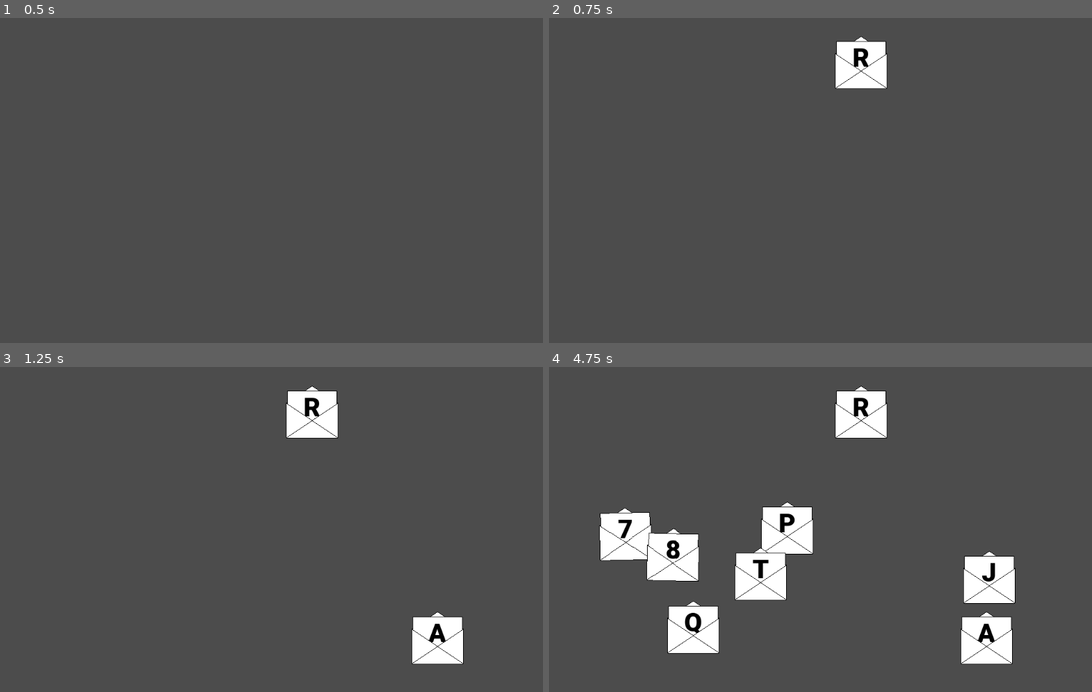
Above: before the commit, frames 1-4 (two rows, left to right).
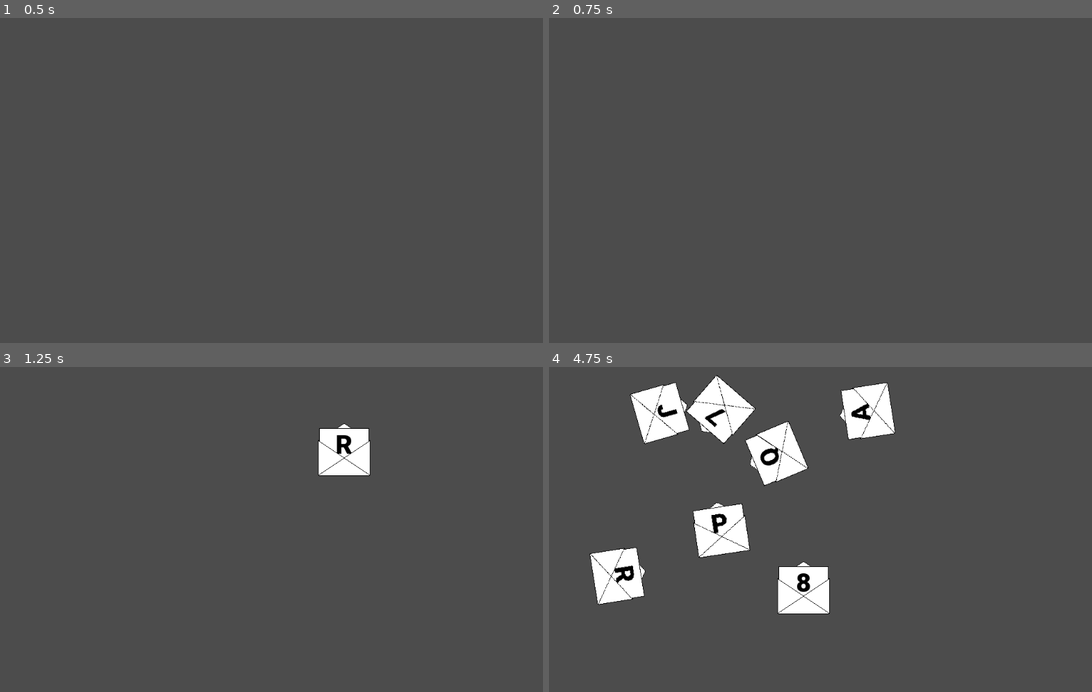
Above: after the commit, the same moments.

Repository: xphere/spamail-openjam-2018
Game: Godot game, scene res://actors/level/Level.tscn
Two runs of this game, one before a commit and one after it. Both use one fixed random seed, a clock stepped at 60 frames per second and the inputs below. The project has no main scene, so this scene is started directly.
Inputs:
- Up to frame 1 (0.5 s): no input
- Up to frame 2 (0.75 s): tap Enter at 0.5 s
- Up to frame 3 (1.25 s): no input
- Up to frame 4 (4.75 s): no input

Frame 1 is identical in both runs. In frame 2, 1.4% of the frame differs, in the area x 52-63%, y 5-22%; in frame 3, 4.0%; in frame 4, 18%, in the area x 7-86%, y 2-92%.

Commit message:
impulse from outside playground

Diff:
--- a/actors/level/Playground.gd
+++ b/actors/level/Playground.gd
@@ -4,10 +4,14 @@
 
 
 func add_envelope(envelope: Envelope) -> void:
-	envelope.position = Vector2(
-		randf() * dimensions.x,
-		randf() * dimensions.y
-	)
+	var center = dimensions / 2.0
+	var angle = randf() * 2.0 * PI
+	var spawning_vector = Vector2(0.0, 600.0).rotated(angle)
+	var spawning_position = center + spawning_vector
+
+	envelope.position = spawning_position
+	envelope.apply_central_impulse(-spawning_vector)
+
 	add_child(envelope)
 
 
